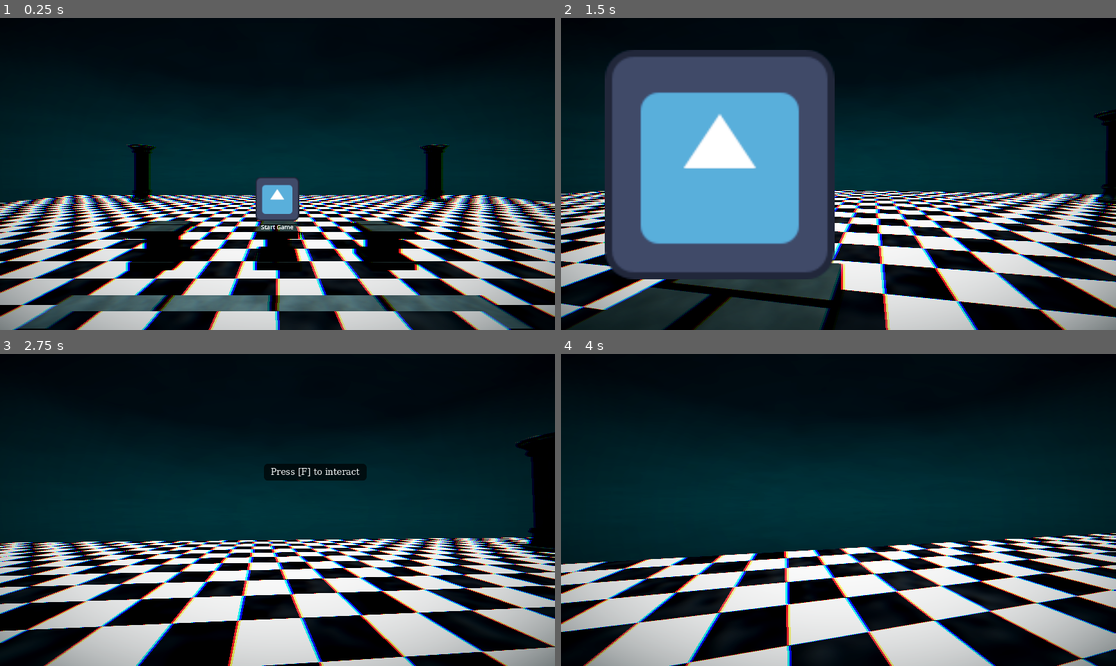
Above: before the commit, frames 1-4 (two rows, left to right).
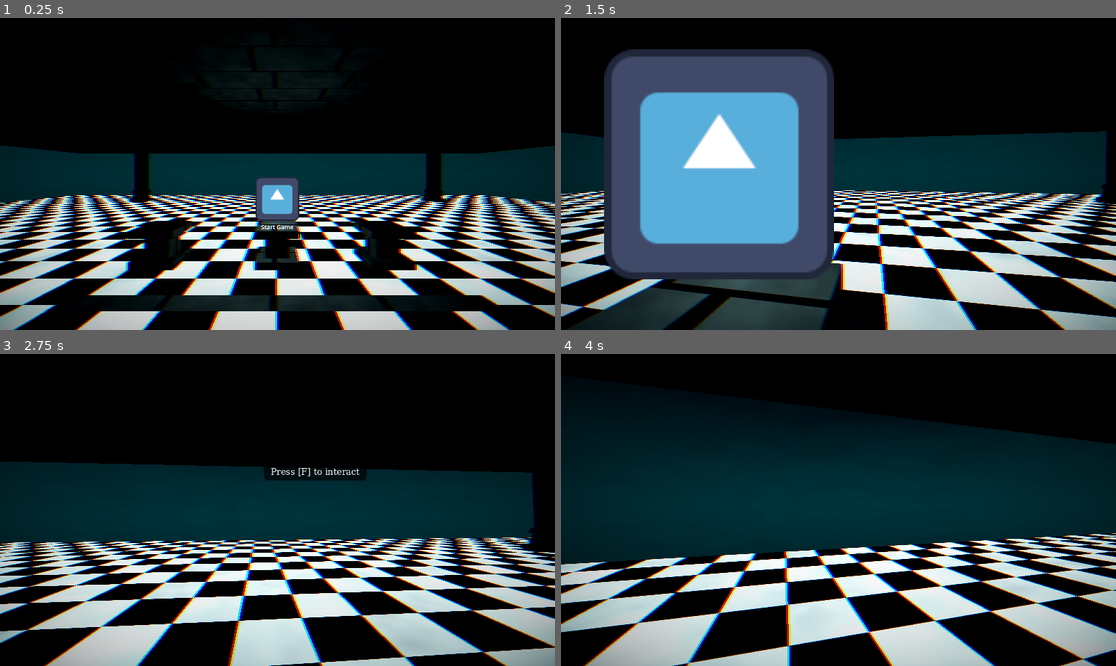
Above: after the commit, the same moments.

Repository: moonwavestudios/Voidscape
Game: Godot game, scene res://main.tscn
Same seed, same stepped clock (60 frames per second), same inputs: the game is played once before the commit and once after it. The engine's default icon, where the game draws it, is replaced by a stand-in: a white triangle on a blue panel in a dark square.
Inputs (mouse positions are in pixels of both pictures, inside the frame that each line leads up to):
- Up to frame 1 (0.25 s): no input
- Up to frame 2 (1.5 s): tap Enter (ui_accept) at 0.5, 0.77 s; move the mouse to (866, 174) at 0.52 s; hold Up (ui_up) from 0.53 s (still down); tap E (dash) at 0.6 s; tap F (interact) at 1.25, 1.35 s; move the mouse to (810, 174) at 1.27 s
- Up to frame 3 (2.75 s): keep holding Up (ui_up); tap Enter (ui_accept) at 1.52 s; tap F (interact) at 2 s; move the mouse to (288, 503) at 2.02 s; tap E (dash) at 2.1 s
- Up to frame 4 (4 s): keep holding Up (ui_up); tap F (interact) at 2.75, 2.85 s; move the mouse to (832, 516) at 2.77 s; tap Enter (ui_accept) at 3.02, 3.77 s; move the mouse to (877, 513) at 3.52 s; tap E (dash) at 3.6 s

The runs differ from the first frame. In frame 1, 34% of the frame differs, in the area x 0-100%, y 17-100%; in frame 2, 16%; in frame 3, 21%; in frame 4, 8.2%.

Commit message:
added stuff

Diff:
--- /dev/null
+++ b/assets/materials/stone.tres
@@ -0,0 +1,132 @@
+[gd_resource type="ShaderMaterial" format=3 uid="uid://cv0dks4delbhh"]
+
+[sub_resource type="Shader" id="Shader_f0r8y"]
+code = "shader_type spatial;
+
+uniform vec4 stone_light : source_color = vec4(0.35, 0.75, 0.72, 1.0);
+uniform vec4 stone_dark : source_color = vec4(0.04, 0.14, 0.16, 1.0);
+uniform vec4 grout_color : source_color = vec4(0.02, 0.08, 0.10, 1.0);
+uniform float tile_size : hint_range(0.1, 10.0) = 1.0;
+uniform float roughness_base : hint_range(0.0, 1.0) = 0.7;
+uniform float wetness : hint_range(0.0, 1.0) = 0.55;
+uniform float caustic_strength : hint_range(0.0, 1.0) = 0.18;
+uniform float caustic_speed : hint_range(0.0, 2.0) = 0.35;
+uniform float grout_width : hint_range(0.0, 0.5) = 0.07;
+uniform float teal_shift : hint_range(0.0, 1.0) = 0.6;
+
+float hash(vec2 p) {
+	return fract(sin(dot(p, vec2(127.1, 311.7))) * 43758.5453);
+}
+
+float hash1(float n) {
+	return fract(sin(n) * 43758.5453);
+}
+
+float noise(vec2 p) {
+	vec2 i = floor(p);
+	vec2 f = fract(p);
+	f = f * f * (3.0 - 2.0 * f);
+	float a = hash(i);
+	float b = hash(i + vec2(1.0, 0.0));
+	float c = hash(i + vec2(0.0, 1.0));
+	float d = hash(i + vec2(1.0, 1.0));
+	return mix(mix(a, b, f.x), mix(c, d, f.x), f.y);
+}
+
+float fbm(vec2 p) {
+	float v = 0.0;
+	float a = 0.5;
+	for (int i = 0; i < 4; i++) {
+		v += a * noise(p);
+		p *= 2.1;
+		a *= 0.5;
+	}
+	return v;
+}
+
+float caustics(vec2 uv, float t) {
+	float n1 = noise(uv * 2.0 + vec2(t * 0.5, t * 0.3));
+	float n2 = noise(uv * 4.0 - vec2(t * 0.4, t * 0.6));
+	float n3 = noise(uv * 8.0 + vec2(t * 0.2, t * 0.7));
+	return n1 * 0.5 + n2 * 0.3 + n3 * 0.2;
+}
+
+vec2 brick_uv(vec2 world_xz, float bw, float bh, float offset) {
+	float row = floor(world_xz.y / bh);
+	float shift = mod(row, 2.0) * offset;
+	float col = floor((world_xz.x + shift) / bw);
+	vec2 local = vec2(
+		fract((world_xz.x + shift) / bw),
+		fract(world_xz.y / bh)
+	);
+	return local;
+}
+
+varying vec3 world_pos;
+varying vec3 world_normal;
+
+void vertex() {
+	world_pos = (MODEL_MATRIX * vec4(VERTEX, 1.0)).xyz;
+	world_normal = normalize((MODEL_MATRIX * vec4(NORMAL, 0.0)).xyz);
+}
+
+void fragment() {
+	float bw = tile_size * 2.0;
+	float bh = tile_size;
+
+	vec2 xz = world_pos.xz;
+	vec2 xy = world_pos.xy;
+	vec2 zy = world_pos.zy;
+
+	vec3 blend = abs(world_normal);
+	blend = pow(blend, vec3(4.0));
+	blend /= blend.x + blend.y + blend.z + 0.001;
+
+	vec2 local_xz = brick_uv(xz / tile_size, 2.0, 1.0, 0.5);
+	vec2 local_xy = brick_uv(xy / tile_size, 2.0, 1.0, 0.5);
+	vec2 local_zy = brick_uv(zy / tile_size, 2.0, 1.0, 0.5);
+
+	float grout_xz = step(1.0 - grout_width, local_xz.x) + step(1.0 - grout_width, local_xz.y);
+	float grout_xy = step(1.0 - grout_width, local_xy.x) + step(1.0 - grout_width, local_xy.y);
+	float grout_zy = step(1.0 - grout_width, local_zy.x) + step(1.0 - grout_width, local_zy.y);
+	float grout = clamp(
+		grout_xz * blend.y + grout_xy * blend.z + grout_zy * blend.x,
+		0.0, 1.0
+	);
+
+	float stone_xz = fbm(xz / tile_size * 3.5 + 7.3);
+	float stone_xy = fbm(xy / tile_size * 3.5 + 2.1);
+	float stone_zy = fbm(zy / tile_size * 3.5 + 4.7);
+	float stone_detail = stone_xz * blend.y + stone_xy * blend.z + stone_zy * blend.x;
+
+	vec3 base = mix(stone_dark.rgb, stone_light.rgb, stone_detail);
+	base = mix(base, grout_color.rgb, grout);
+
+	float t = TIME * caustic_speed;
+	float caustic_val = caustics(xz / tile_size * 0.5, t);
+	vec3 teal = vec3(0.1, 0.9, 0.85);
+	base += teal * caustic_val * caustic_strength * (1.0 - grout);
+
+	float lum = dot(base, vec3(0.299, 0.587, 0.114));
+	base = mix(base, mix(vec3(lum), teal, 0.5) * (lum + 0.1), teal_shift * 0.4);
+
+	ALBEDO = clamp(base, 0.0, 1.0);
+	ROUGHNESS = mix(roughness_base, roughness_base * 0.3, wetness * (1.0 - grout));
+	METALLIC = 0.0;
+	SPECULAR = mix(0.1, 0.7, wetness * (1.0 - grout));
+}
+"
+
+[resource]
+render_priority = 0
+shader = SubResource("Shader_f0r8y")
+shader_parameter/stone_light = Color(0.1656563, 0.16565642, 0.16565639, 1)
+shader_parameter/stone_dark = Color(0.30980393, 0.30980393, 0.30980393, 1)
+shader_parameter/grout_color = Color(0, 0, 0, 1)
+shader_parameter/tile_size = 1.0
+shader_parameter/roughness_base = 0.7
+shader_parameter/wetness = 0.0
+shader_parameter/caustic_strength = 0.0
+shader_parameter/caustic_speed = 0.35
+shader_parameter/grout_width = 0.07
+shader_parameter/teal_shift = 0.6
--- a/main.tscn
+++ b/main.tscn
@@ -257,6 +257,6 @@
 [node name="lobby" parent="game" unique_id=398233627 instance=ExtResource("4_7mycd")]
 
 [node name="player" parent="." unique_id=1056688122 instance=ExtResource("3_h2yge")]
-transform = Transform3D(1, 0, 0, 0, 1, 0, 0, 0, 1, 0, 2.1006432, 0)
+transform = Transform3D(1, 0, 0, 0, 1, 0, 0, 0, 1, 0.0009835735, 2.1006432, 0.00013136864)
 
 [connection signal="body_entered" from="game/Maps/Beacon" to="game" method="_on_beacon_body_entered"]
--- a/scenes/idk.tscn
+++ b/scenes/idk.tscn
@@ -5,6 +5,7 @@
 [ext_resource type="Shader" uid="uid://bi6vgst2td81v" path="res://shaders/underwater_stone.gdshader" id="2_f0r8y"]
 [ext_resource type="PackedScene" uid="uid://bqs3r4f0unodw" path="res://scenes/proximity_prompt.tscn" id="3_qhmgb"]
 [ext_resource type="Texture2D" uid="uid://ebj54n3a0slk" path="res://icon.svg" id="4_5ka3i"]
+[ext_resource type="Material" uid="uid://cv0dks4delbhh" path="res://assets/materials/stone.tres" id="4_fxbju"]
 [ext_resource type="PackedScene" uid="uid://lv3r2e4t3edc" path="res://scenes/pillar.tscn" id="6_0lrh6"]
 
 [sub_resource type="BoxShape3D" id="BoxShape3D_wjrnq"]
@@ -58,142 +59,11 @@
 [sub_resource type="BoxShape3D" id="BoxShape3D_i65in"]
 size = Vector3(1.1926613, 1.0319824, 1.2164001)
 
-[sub_resource type="Shader" id="Shader_f0r8y"]
-code = "shader_type spatial;
-
-uniform vec4 stone_light : source_color = vec4(0.35, 0.75, 0.72, 1.0);
-uniform vec4 stone_dark : source_color = vec4(0.04, 0.14, 0.16, 1.0);
-uniform vec4 grout_color : source_color = vec4(0.02, 0.08, 0.10, 1.0);
-uniform float tile_size : hint_range(0.1, 10.0) = 1.0;
-uniform float roughness_base : hint_range(0.0, 1.0) = 0.7;
-uniform float wetness : hint_range(0.0, 1.0) = 0.55;
-uniform float caustic_strength : hint_range(0.0, 1.0) = 0.18;
-uniform float caustic_speed : hint_range(0.0, 2.0) = 0.35;
-uniform float grout_width : hint_range(0.0, 0.5) = 0.07;
-uniform float teal_shift : hint_range(0.0, 1.0) = 0.6;
-
-float hash(vec2 p) {
-	return fract(sin(dot(p, vec2(127.1, 311.7))) * 43758.5453);
-}
-
-float hash1(float n) {
-	return fract(sin(n) * 43758.5453);
-}
-
-float noise(vec2 p) {
-	vec2 i = floor(p);
-	vec2 f = fract(p);
-	f = f * f * (3.0 - 2.0 * f);
-	float a = hash(i);
-	float b = hash(i + vec2(1.0, 0.0));
-	float c = hash(i + vec2(0.0, 1.0));
-	float d = hash(i + vec2(1.0, 1.0));
-	return mix(mix(a, b, f.x), mix(c, d, f.x), f.y);
-}
-
-float fbm(vec2 p) {
-	float v = 0.0;
-	float a = 0.5;
-	for (int i = 0; i < 4; i++) {
-		v += a * noise(p);
-		p *= 2.1;
-		a *= 0.5;
-	}
-	return v;
-}
-
-float caustics(vec2 uv, float t) {
-	float n1 = noise(uv * 2.0 + vec2(t * 0.5, t * 0.3));
-	float n2 = noise(uv * 4.0 - vec2(t * 0.4, t * 0.6));
-	float n3 = noise(uv * 8.0 + vec2(t * 0.2, t * 0.7));
-	return n1 * 0.5 + n2 * 0.3 + n3 * 0.2;
-}
-
-vec2 brick_uv(vec2 world_xz, float bw, float bh, float offset) {
-	float row = floor(world_xz.y / bh);
-	float shift = mod(row, 2.0) * offset;
-	float col = floor((world_xz.x + shift) / bw);
-	vec2 local = vec2(
-		fract((world_xz.x + shift) / bw),
-		fract(world_xz.y / bh)
-	);
-	return local;
-}
-
-varying vec3 world_pos;
-varying vec3 world_normal;
-
-void vertex() {
-	world_pos = (MODEL_MATRIX * vec4(VERTEX, 1.0)).xyz;
-	world_normal = normalize((MODEL_MATRIX * vec4(NORMAL, 0.0)).xyz);
-}
-
-void fragment() {
-	float bw = tile_size * 2.0;
-	float bh = tile_size;
-
-	vec2 xz = world_pos.xz;
-	vec2 xy = world_pos.xy;
-	vec2 zy = world_pos.zy;
-
-	vec3 blend = abs(world_normal);
-	blend = pow(blend, vec3(4.0));
-	blend /= blend.x + blend.y + blend.z + 0.001;
-
-	vec2 local_xz = brick_uv(xz / tile_size, 2.0, 1.0, 0.5);
-	vec2 local_xy = brick_uv(xy / tile_size, 2.0, 1.0, 0.5);
-	vec2 local_zy = brick_uv(zy / tile_size, 2.0, 1.0, 0.5);
-
-	float grout_xz = step(1.0 - grout_width, local_xz.x) + step(1.0 - grout_width, local_xz.y);
-	float grout_xy = step(1.0 - grout_width, local_xy.x) + step(1.0 - grout_width, local_xy.y);
-	float grout_zy = step(1.0 - grout_width, local_zy.x) + step(1.0 - grout_width, local_zy.y);
-	float grout = clamp(
-		grout_xz * blend.y + grout_xy * blend.z + grout_zy * blend.x,
-		0.0, 1.0
-	);
-
-	float stone_xz = fbm(xz / tile_size * 3.5 + 7.3);
-	float stone_xy = fbm(xy / tile_size * 3.5 + 2.1);
-	float stone_zy = fbm(zy / tile_size * 3.5 + 4.7);
-	float stone_detail = stone_xz * blend.y + stone_xy * blend.z + stone_zy * blend.x;
-
-	vec3 base = mix(stone_dark.rgb, stone_light.rgb, stone_detail);
-	base = mix(base, grout_color.rgb, grout);
-
-	float t = TIME * caustic_speed;
-	float caustic_val = caustics(xz / tile_size * 0.5, t);
-	vec3 teal = vec3(0.1, 0.9, 0.85);
-	base += teal * caustic_val * caustic_strength * (1.0 - grout);
-
-	float lum = dot(base, vec3(0.299, 0.587, 0.114));
-	base = mix(base, mix(vec3(lum), teal, 0.5) * (lum + 0.1), teal_shift * 0.4);
-
-	ALBEDO = clamp(base, 0.0, 1.0);
-	ROUGHNESS = mix(roughness_base, roughness_base * 0.3, wetness * (1.0 - grout));
-	METALLIC = 0.0;
-	SPECULAR = mix(0.1, 0.7, wetness * (1.0 - grout));
-}
-"
-
-[sub_resource type="ShaderMaterial" id="ShaderMaterial_5ka3i"]
-render_priority = 0
-shader = SubResource("Shader_f0r8y")
-shader_parameter/stone_light = Color(0.1656563, 0.16565642, 0.16565639, 1)
-shader_parameter/stone_dark = Color(0.30980393, 0.30980393, 0.30980393, 1)
-shader_parameter/grout_color = Color(0, 0, 0, 1)
-shader_parameter/tile_size = 1.0
-shader_parameter/roughness_base = 0.7
-shader_parameter/wetness = 0.0
-shader_parameter/caustic_strength = 0.0
-shader_parameter/caustic_speed = 0.35
-shader_parameter/grout_width = 0.07
-shader_parameter/teal_shift = 0.6
-
 [sub_resource type="BoxMesh" id="BoxMesh_i65in"]
-material = SubResource("ShaderMaterial_5ka3i")
+material = ExtResource("4_fxbju")
 
 [sub_resource type="BoxMesh" id="BoxMesh_0lrh6"]
-material = SubResource("ShaderMaterial_5ka3i")
+material = ExtResource("4_fxbju")
 
 [sub_resource type="BoxShape3D" id="BoxShape3D_htol6"]
 size = Vector3(49.45716, 0.20947266, 49.789673)
@@ -214,6 +84,9 @@
 [sub_resource type="BoxMesh" id="BoxMesh_f0r8y"]
 material = SubResource("ShaderMaterial_htol6")
 
+[sub_resource type="BoxMesh" id="BoxMesh_68lfi"]
+material = ExtResource("4_fxbju")
+
 [node name="lobby" type="Node3D" unique_id=398233627]
 script = ExtResource("1_i65in")
 
@@ -313,6 +186,14 @@
 [node name="MeshInstance3D" type="MeshInstance3D" parent="StaticBody3D/CollisionShape3D2" unique_id=1008527226]
 transform = Transform3D(49.405777, 0, 0, 0, 0.20355904, 0, 0, 0, 49.787193, 0, 0, 0)
 mesh = SubResource("BoxMesh_f0r8y")
+
+[node name="CollisionShape3D10" type="CollisionShape3D" parent="StaticBody3D" unique_id=1241358727]
+transform = Transform3D(1, 0, 0, 0, 1, 0, 0, 0, 1, 0.1195488, 5.0731387, -0.0119018555)
+shape = SubResource("BoxShape3D_htol6")
+
+[node name="MeshInstance3D" type="MeshInstance3D" parent="StaticBody3D/CollisionShape3D10" unique_id=1961176798]
+transform = Transform3D(49.405777, 0, 0, 0, 0.20355904, 0, 0, 0, 49.787193, 0, 0, 0)
+mesh = SubResource("BoxMesh_68lfi")
 
 [node name="slot2" type="Sprite3D" parent="." unique_id=400856414]
 transform = Transform3D(1, 0, 0, 0, 1, 0, 0, 0, 1, -0.006064832, 1.7113001, -5.922523)
@@ -371,3 +252,13 @@
 
 [node name="pillar3" parent="." unique_id=596817887 instance=ExtResource("6_0lrh6")]
 transform = Transform3D(1, 0, 0, 0, 1, 0, 0, 0, 1, 14.289148, 0, 17.731457)
+
+[node name="pillar4" parent="." unique_id=1822519824 instance=ExtResource("6_0lrh6")]
+transform = Transform3D(0.49999997, 0.86602545, 0, -0.86602545, 0.49999997, 0, 0, 0, 1, -18.246828, 0.5025294, 17.731457)
+
+[node name="pillar5" parent="." unique_id=593504261 instance=ExtResource("6_0lrh6")]
+transform = Transform3D(1, 0, 0, 0, 1, 0, 0, 0, 1, -12.906291, 0, 17.731457)
+
+[node name="OmniLight3D" type="OmniLight3D" parent="." unique_id=839904895]
+transform = Transform3D(1, 0, 0, 0, 1, 0, 0, 0, 1, 0, 1.5264828, -6.029953)
+omni_range = 5.8823586
--- a/scripts/game.gd
+++ b/scripts/game.gd
@@ -25,8 +25,10 @@
 		preload("res://scenes/world_1.tscn"),
 		preload("res://scenes/world_2.tscn"),
 		preload("res://scenes/world_3.tscn"),
+	],
+	3: [
+
 	]
-
 }
 
 func seeded_pick_random(array: Array):
